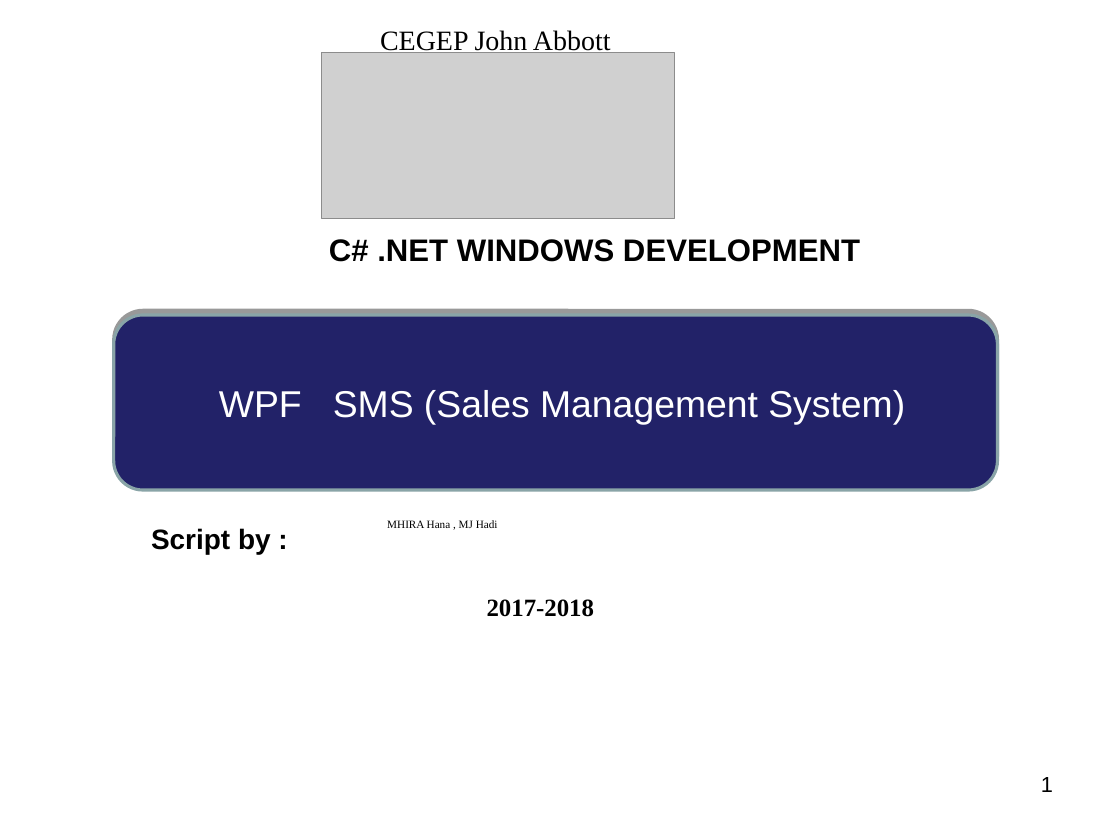
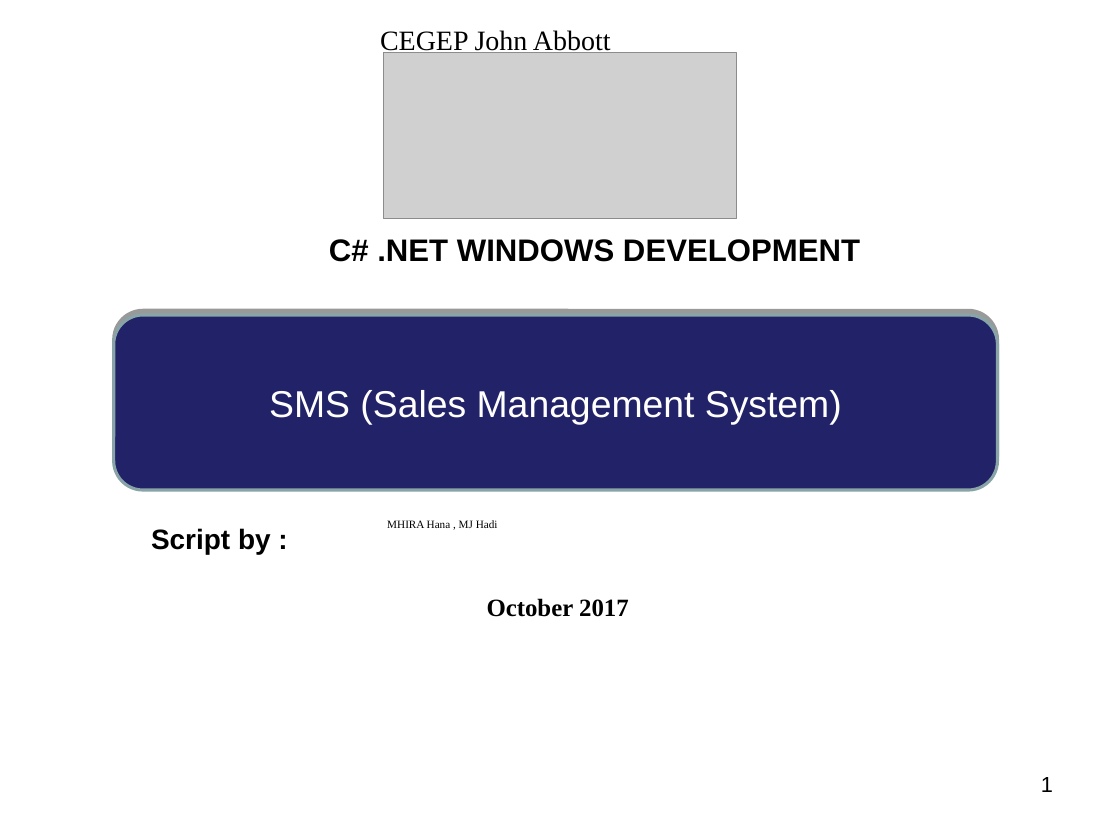
Before and after one commit to MhiraHANA/ipd10-dotnet-project-sales-management, a slide deck: slide 1 of SMS.ppt. Drawn at 1120x840 pixels with LibreOffice and Linux fonts; fonts in the diff are those of the drawing; grey boxes stand for pictures. Boxes give left, top, right and bottom in pixels: in the first picture for what was removed or moved away, otherwise in the second. Text is boxed around its words. In the diff, an @@ line names an element or a change of style, - is before the commit and + after.

```diff
--- a/SMS.ppt
+++ b/SMS.ppt
@@ picture: place and size @@
-picture at <box>321,53,674,218</box>
+picture at <box>383,53,736,218</box>
@@ text in rounded rectangle at <box>269,390,842,420</box>: text changed @@
-WPF SMS (Sales Management System)
+SMS (Sales Management System)
@@ text at <box>487,598,629,617</box>: text changed @@
-2017-2018
+October 2017
```
Also in this commit, not shown: 6 other slides changed, 5 slides added, 3 slides removed, 1 other file.
